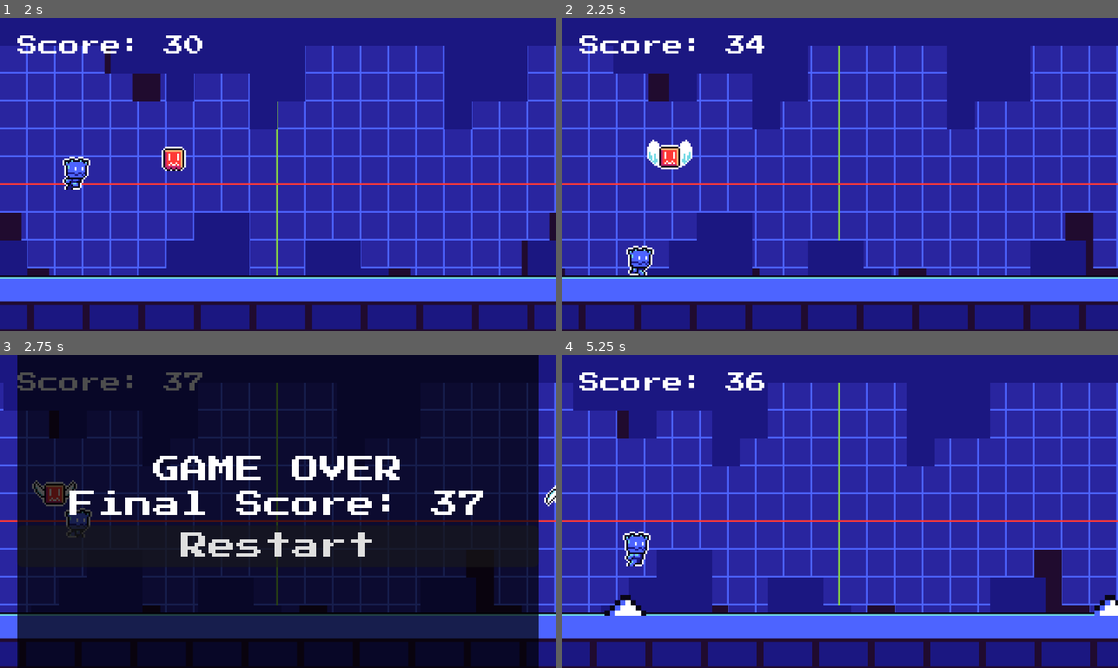
Above: before the commit, frames 1-4 (two rows, left to right).
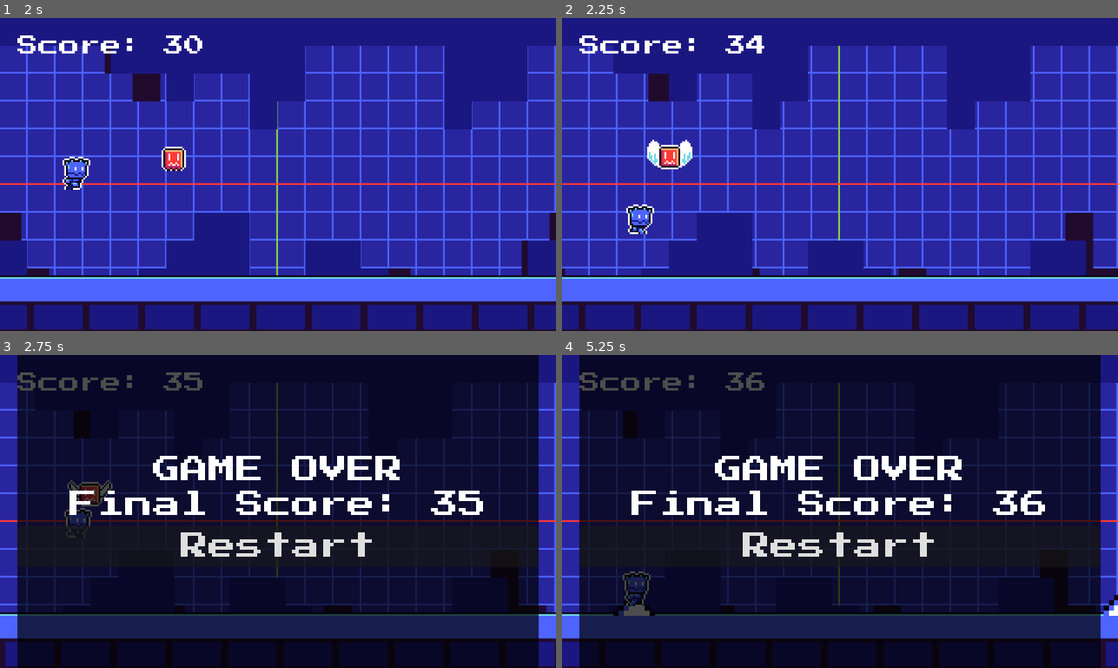
Above: after the commit, the same moments.

Repository: tranvlnh/ancestral-legacy
Game: Godot game, scene res://scenes/main.tscn
Same seed, same stepped clock (60 frames per second), same inputs: the game is played once before the commit and once after it.
Inputs (mouse positions are in pixels of both pictures, inside the frame that each line leads up to):
- Up to frame 1 (2 s): tap Enter (ui_accept) at 0.5, 0.6, 1.55 s; move the mouse to (400, 158) at 0.52 s; click (400, 158) at 0.67 s; tap Space (jump, bound only after the commit) at 0.77, 0.8, 1.07, 1.35, 1.52, 1.82 s; move the mouse to (166, 190) at 1.27 s; click (166, 190) at 1.42 s
- Up to frame 2 (2.25 s): move the mouse to (895, 105) at 2.02 s; tap Enter (ui_accept) at 2.1 s; click (895, 105) at 2.17 s
- Up to frame 3 (2.75 s): tap Space (jump, bound only after the commit) at 2.3 s
- Up to frame 4 (5.25 s): click "Restart" at 2.75 s; move the mouse to (812, 574) at 3.52 s; tap Enter (ui_accept) at 3.6, 5.1 s; click (812, 574) at 3.67 s; tap Space (jump, bound only after the commit) at 3.77, 4.07, 4.35, 4.52, 4.82 s; move the mouse to (1006, 558) at 4.27 s; click (1006, 558) at 4.42 s; move the mouse to (673, 464) at 5.02 s; click (673, 464) at 5.17 s

Frame 1 is identical in both runs. In frame 2, 0.7% of the frame differs, in the area x 11-17%, y 59-83%; in frame 3, 5.8%; in frame 4, 92%, in the area x 2-100%, y 0-100%.

Commit message:
Add jump input action and use it in player controller

Diff:
--- a/entities/player/player_controller.gd
+++ b/entities/player/player_controller.gd
@@ -20,7 +20,7 @@
 	velocity.y = min(velocity.y, stats.max_fall_speed)
 
 	# Jump input
-	if Input.is_action_just_pressed("ui_accept") and is_on_floor():
+	if (Input.is_action_just_pressed("ui_accept") or Input.is_action_just_pressed("jump")) and is_on_floor():
 		velocity.y = stats.jump_velocity
 		move_state = MoveState.AIRBORNE
 		_play_jump_sound()
--- a/scenes/main.gd
+++ b/scenes/main.gd
@@ -41,9 +41,27 @@
 var current_speed: float = BASE_SPEED
 
 func _ready() -> void:
+	_setup_input_actions()
 	screen_size = get_viewport_rect().size
 	$Player.died.connect(_on_player_died)
 	$UI.restart_requested.connect(_on_restart_requested)
+
+func _setup_input_actions() -> void:
+	if InputMap.has_action("jump"):
+		return
+	InputMap.add_action("jump")
+	# Spacebar
+	var key := InputEventKey.new()
+	key.keycode = KEY_SPACE
+	InputMap.action_add_event("jump", key)
+	# Tap anywhere on screen (mobile)
+	var touch := InputEventScreenTouch.new()
+	touch.pressed = true
+	InputMap.action_add_event("jump", touch)
+	# Left click (desktop fallback)
+	var mouse := InputEventMouseButton.new()
+	mouse.button_index = MOUSE_BUTTON_LEFT
+	InputMap.action_add_event("jump", mouse)
 
 func _process(delta: float) -> void:
 	if game_over:
